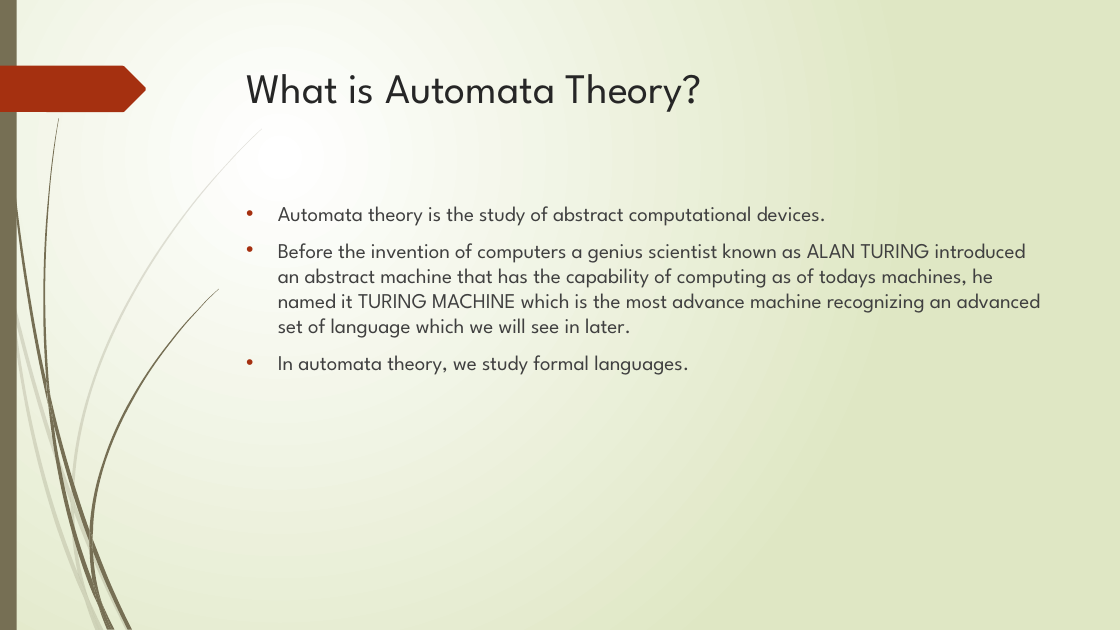
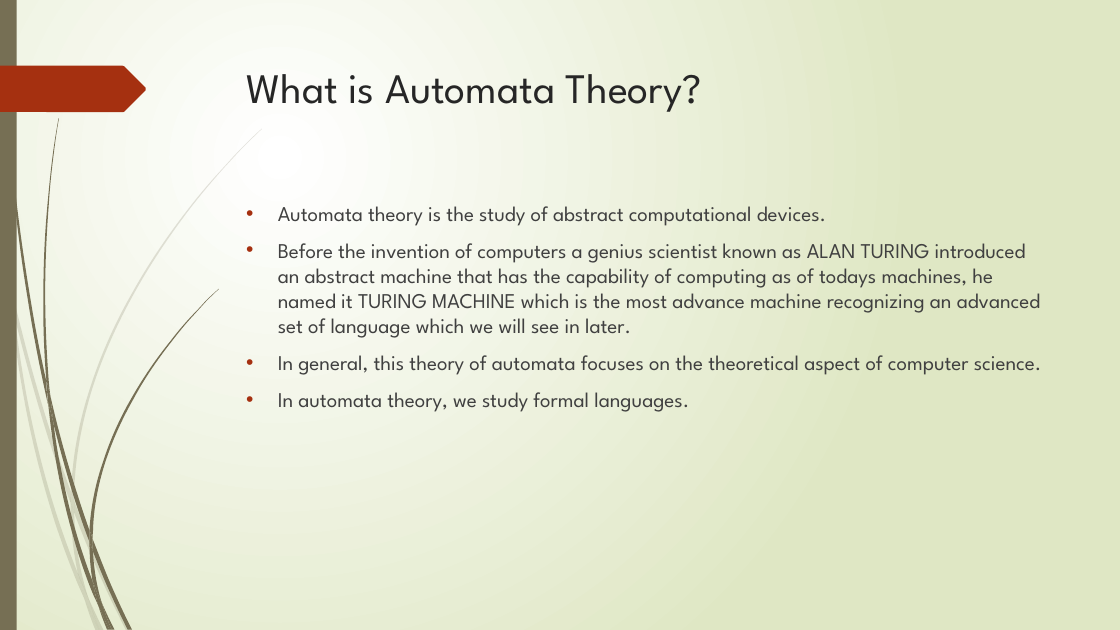
Before and after one commit to Federal-Urdu-University/Theory-of-Automata, a slide deck: slide 6 of Chap-1.pptx. Drawn at 1120x630 pixels with LibreOffice and Linux fonts; fonts in the diff are those of the drawing. Boxes give left, top, right and bottom in pixels: in the first picture for what was removed or moved away, otherwise in the second. Text is boxed around its words. In the diff, an @@ line names an element or a change of style, - is before the commit and + after.

```diff
--- a/Chap-1.pptx
+++ b/Chap-1.pptx
@@ text at (x1=278, y1=355, x2=1041, y2=375): paragraph added @@
+• In general, this theory of automata focuses on the theoretical aspect of computer science.
```
Also in this commit, not shown: 5 other slides changed, 1 slide added, 3 other files.
